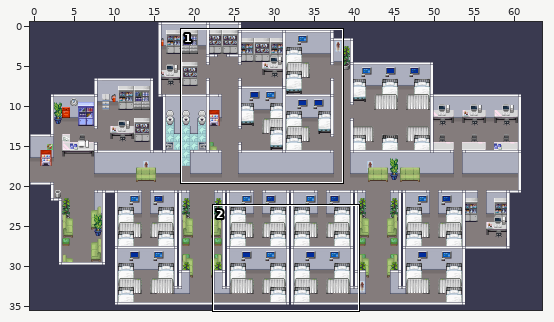
Tiled map: app/ASGEGame/data/map/hospital_map.tmx. Above: a wide view before the commit, with the close-up outlined.
Close-up. As it was:
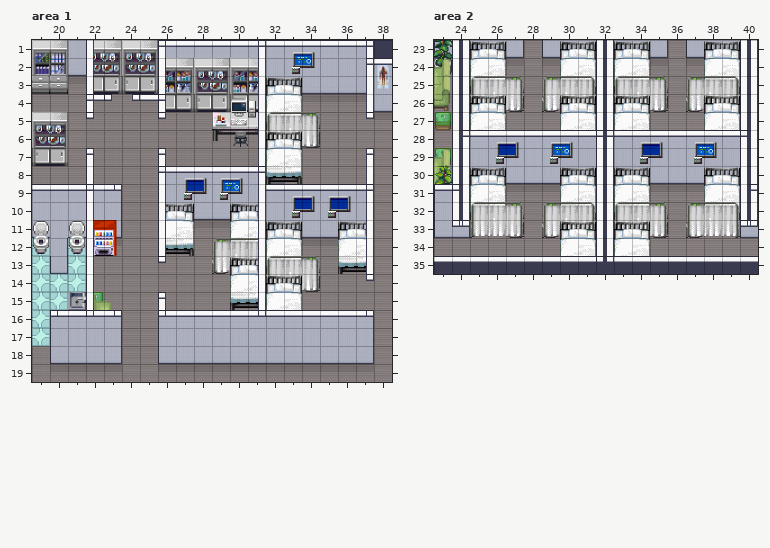
Cells are 32x32 px. Shown: area 1 x 19..38, y 1..19; area 2 x 23..40, y 23..35. The commit also changed other parts of the map, which this record leaves out.
The result:
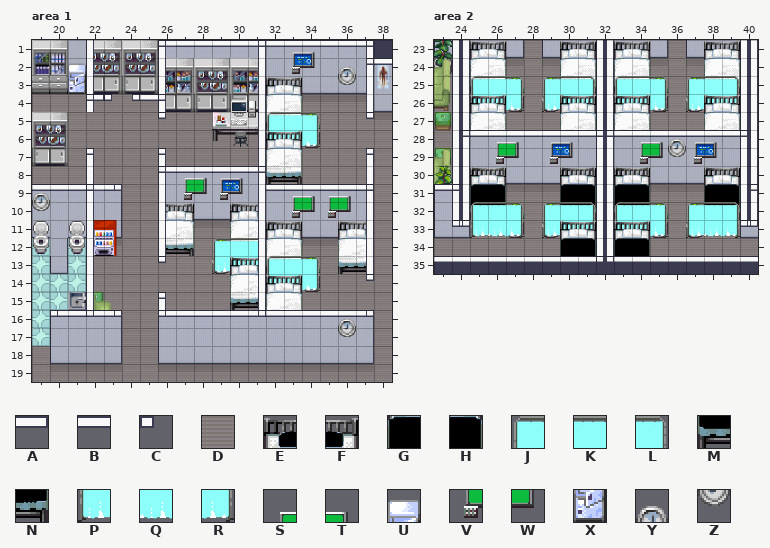
Key: from "Room_Builder": A 24, B 63, C 64, D 219; from "altcolour": E 1, F 2, G 17, H 18, J 19, K 20, L 21, M 33, N 34, P 35, Q 36, R 37, S 98, T 99, U 101, V 114, W 115, X 117; from "milkian-hospital-interior": Y 7, Z 23.
_ is an empty cell.
Tiles of an added or newly shown layer are drawn over the layers below it.
Change:
Layer "void", area 1:
y 5: x 32..33 __ -> DD
y 6: x 34 _ -> D
y 8: x 32 _ -> D
y 12: x 30..31 __ -> DD
y 13: x 29..33 _____ -> DDDDD
y 14: x 32 _ -> D; x 34 _ -> D
Layer "Walkable", area 1:
y 5..6: x 32..33 DD -> __
y 12: x 30..31 DD -> __
y 13: x 29..30 DD -> __; x 32..33 DD -> __
y 14: x 32 D -> _; x 34 D -> _
Layer "Collidable", area 1:
y 4: x 22 B -> A
y 5: x 22 C -> _
Layer "QuantumCurtainCollidable" (added), area 1:
y 6: x 32..33 __ -> PQ
y 12: x 29..31 ___ -> JKL
y 13: x 29..34 ______ -> PQRJKL
y 14: x 32..34 ___ -> PQR
Layer "QuantumFreezer" (added), area 1:
y 2: x 21 _ -> U
y 3: x 21 _ -> X
Layer "QuantumComputerScreens" (added), area 1:
y 8: x 27..28 __ -> ST
y 9: x 27..28 __ -> VW; x 33..36 ____ -> STST
y 10: x 33..36 ____ -> VWVW
Layer "QuantumCurtainDecoration" (added), area 1:
y 5: x 32..34 ___ -> JKL
y 6: x 34 _ -> R
y 12: x 29..31 ___ -> JKL
y 13: x 29 _ -> P; x 32..34 ___ -> JKL
y 14: x 34 _ -> R
Layer "QuantumClocksT" (added), area 1:
y 2: x 36 _ -> Y
y 9: x 19 _ -> Y
y 16: x 36 _ -> Y
Layer "QuantumClocksB" (added), area 1:
y 3: x 36 _ -> Z
y 10: x 19 _ -> Z
y 17: x 36 _ -> Z
Layer "void", area 2:
y 25: x 25..26 __ -> DD; x 30..31 __ -> DD; x 33..34 __ -> DD; x 38..39 __ -> DD
y 26: x 25..27 ___ -> DDD; x 29..31 ___ -> DDD; x 33..35 ___ -> DDD; x 37..39 ___ -> DDD
y 32: x 25..26 __ -> DD; x 30..31 __ -> DD; x 33..34 __ -> DD; x 38..39 __ -> DD
y 33: x 25..27 ___ -> DDD; x 29..31 ___ -> DDD; x 33..35 ___ -> DDD; x 37..39 ___ -> DDD
Layer "Walkable", area 2:
y 25: x 25..26 DD -> __; x 30..31 DD -> __; x 33..34 DD -> __; x 38..39 DD -> __
y 26: x 25..27 DDD -> ___; x 29..31 DDD -> ___; x 33..35 DDD -> ___; x 37..39 DDD -> ___
y 32: x 25..26 DD -> __; x 30..31 DD -> __; x 33..34 DD -> __; x 38..39 DD -> __
y 33: x 25..27 DDD -> ___; x 29..31 DDD -> ___; x 33..35 DDD -> ___; x 37..39 DDD -> ___
Layer "QuantumBed" (added), area 2:
y 30: x 25..26 __ -> EF; x 30..31 __ -> EF; x 33..34 __ -> EF; x 38..39 __ -> EF
y 31: x 25..26 __ -> GH; x 30..31 __ -> GH; x 33..34 __ -> GH; x 38..39 __ -> GH
y 32: x 25..26 __ -> MN; x 30..31 __ -> MN; x 33..34 __ -> MN; x 38..39 __ -> MN
y 33: x 30..31 __ -> EF; x 33..34 __ -> EF
y 34: x 30..31 __ -> GH; x 33..34 __ -> GH
Layer "QuantumCurtainCollidable" (added), area 2:
y 25: x 25..27 ___ -> JKL; x 29..31 ___ -> JKL; x 33..35 ___ -> JKL; x 37..39 ___ -> JKL
y 26: x 25..27 ___ -> PQR; x 29..31 ___ -> PQR; x 33..35 ___ -> PQR; x 37..39 ___ -> PQR
y 32: x 25..27 ___ -> JKL; x 29..31 ___ -> JKL; x 33..35 ___ -> JKL; x 37..39 ___ -> JKL
y 33: x 25..27 ___ -> PQR; x 29..31 ___ -> PQR; x 33..35 ___ -> PQR; x 37..39 ___ -> PQR
Layer "QuantumComputerScreens" (added), area 2:
y 28: x 26..27 __ -> ST; x 34..35 __ -> ST
y 29: x 26..27 __ -> VW; x 34..35 __ -> VW
Layer "QuantumCurtainDecoration" (added), area 2:
y 25: x 25..27 ___ -> JKL; x 29..31 ___ -> JKL; x 33..35 ___ -> JKL; x 37..39 ___ -> JKL
y 26: x 27 _ -> R; x 29 _ -> P; x 35 _ -> R; x 37 _ -> P
y 32: x 25..27 ___ -> JKL; x 29..31 ___ -> JKL; x 33..35 ___ -> JKL; x 37..39 ___ -> JKL
y 33: x 25..27 ___ -> PQR; x 29 _ -> P; x 35 _ -> R; x 37..39 ___ -> PQR
Layer "QuantumClocksT" (added), area 2:
y 28: x 36 _ -> Y
Layer "QuantumClocksB" (added), area 2:
y 29: x 36 _ -> Z
